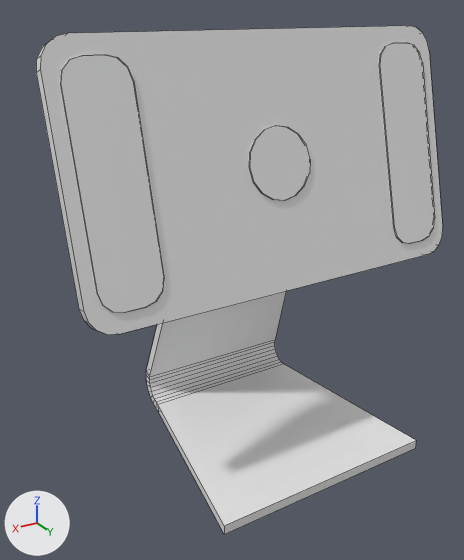
The FBX model Assets/Models/TabletStand/KawaTabletStand_Magnet.fbx: old version first, new version second.
Camera for both pictures: a 50 mm lens placed at (0.201, 0.295, 0.258), pointed at (0.021, -0.005, 0.109). Lighting does not change. The marker at lower left points along +X, +Y and +Z. The first picture is the older version. Mesh edges are drawn as thin lines. Where no turn or scale is listed for an object, it has been applied to the vertices. Vertices at exactly the same position are counted once.

The older version as bpy lines, for what is in view:
```python
me_kawatabletstand_magnet = bpy.data.meshes.new('KawaTabletStand_Magnet')
me_kawatabletstand_magnet.from_pydata(...)  # 264 vertices, 168 faces; spans x -0.12..0.12, y -0.069..0.069, z 0.0..0.246
me_kawatabletstand_magnet.materials.append(mat_kawatabletstand_magnet)  # white #e7e7e7
ob_kawatabletstand_magnet = bpy.data.objects.new('KawaTabletStand_Magnet', me_kawatabletstand_magnet)
ob_kawatabletstand_magnet.location = (0.0, 0.0, 0.0)
```
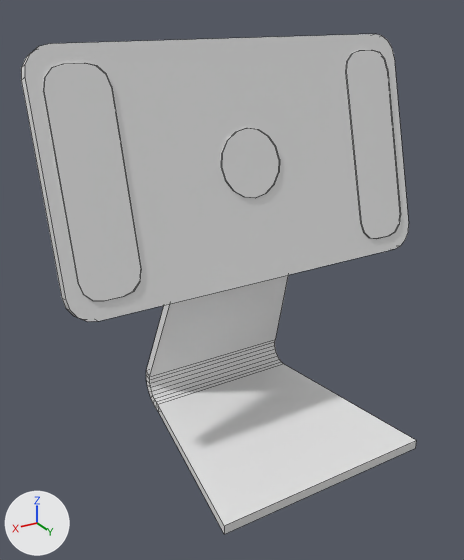
Changed parts and their boxes (x1, y1, x2, y2) in the pictures (464 x 560 px; the box of a moved part takes in the faces that stretch with it):
'KawaTabletStand_Magnet', reshaped
    before: (36, 26, 443, 534)
    after: (21, 34, 416, 534)
part 1 of me_kawatabletstand_magnet, moved or reshaped
    before: (36, 26, 443, 335)
    after: (21, 34, 409, 322)
part 2 of me_kawatabletstand_magnet, moved or reshaped
    before: (60, 55, 164, 312)
    after: (43, 63, 141, 301)
part 3 of me_kawatabletstand_magnet, moved or reshaped
    before: (379, 43, 435, 243)
    after: (345, 50, 401, 238)
part 4 of me_kawatabletstand_magnet, moved or reshaped
    before: (249, 126, 310, 200)
    after: (221, 128, 280, 198)
part 5 of me_kawatabletstand_magnet, cut back
    before: (146, 291, 287, 376)
    after: (146, 275, 289, 376)

The change, as a diff of the scene's bpy script:
```diff
--- a/Assets/Models/TabletStand/KawaTabletStand_Magnet.fbx.py
+++ b/Assets/Models/TabletStand/KawaTabletStand_Magnet.fbx.py
@@ me_kawatabletstand_magnet @@
 # used by ob_kawatabletstand_magnet; location = (0.0, 0.0, 0.0)
-me_kawatabletstand_magnet.from_pydata(...)  # 264 vertices, 168 faces; spans x -0.12..0.12, y -0.069..0.069, z 0.0..0.246
+me_kawatabletstand_magnet.from_pydata(...)  # 200 vertices, 138 faces; spans x -0.12..0.12, y -0.069..0.069, z 0.0..0.241
+# me_kawatabletstand_magnet part 1: the loose piece of 40 vertices spanning x -0.12..0.12, y -0.015..0.029, z 0.109..0.246 is moved by (0.0, -0.029, -0.006)
+# me_kawatabletstand_magnet part 2: the loose piece of 32 vertices spanning x 0.078..0.112, y -0.005..0.027, z 0.121..0.237 is moved by (0.0, -0.029, -0.006)
+# me_kawatabletstand_magnet part 3: the loose piece of 32 vertices spanning x -0.112..-0.078, y -0.005..0.027, z 0.121..0.237 is moved by (0.0, -0.029, -0.006)
+# me_kawatabletstand_magnet part 4: the loose piece of 32 vertices spanning x -0.02..0.02, y 0.005..0.017, z 0.159..0.198 is moved by (0.0, -0.029, -0.006)
+# me_kawatabletstand_magnet part 5
+# 4 vertices are removed from x -0.04..0.04, y -0.013..-0.008, z 0.172..0.174
+# 5 faces are deleted
+# 12 vertices are added at x -0.04, y -0.039..-0.019, z 0.138..0.195
+# 12 new vertices lie (0.08, 0.0, 0.0) away from vertices in x -0.04, y -0.039..-0.019, z 0.138..0.195
+# 25 new faces join them
+# other edits to the shape of me_kawatabletstand_magnet do not show in these pictures
 me_kawatabletstand_magnet.materials.append(mat_kawatabletstand_magnet)
```
